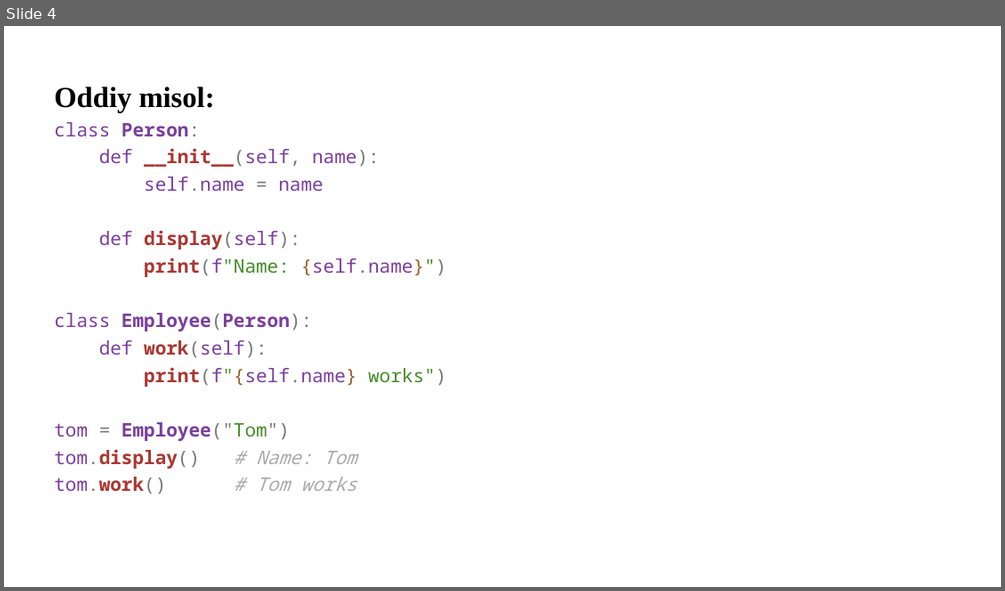
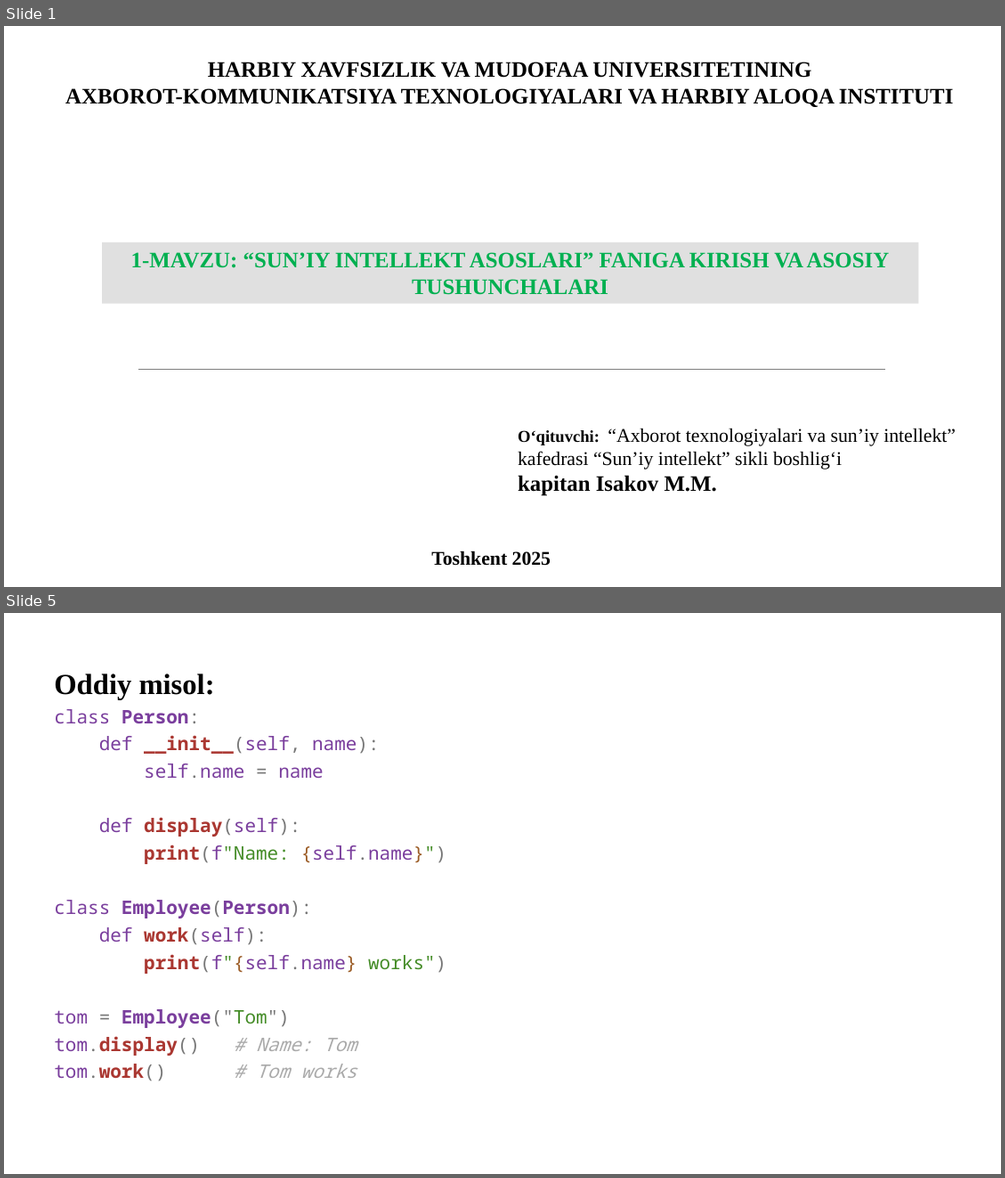
Before and after one commit to qwerty291996/2025-2026, a slide deck: Dars materiallari 2025-2026/Sun'iy intellekt asoslari 2025-2026/1.15 Pythonda Vorislikdan foydalanish/1.15 Pythonda Vorislikdan foydalanish.pptx. Shown one above the other, each under a label of ours: slide 4 before the commit, slides 1 and 5 after it; the slides between them are not shown. The pictures are 1005x591 and 1005x1178 pixels, drawn with LibreOffice and Linux fonts; fonts in the diff are those of the drawing; background and template pictures are left out. Boxes give left, top, right and bottom in pixels: in the first picture for what was removed or moved away, otherwise in the second. Text is boxed around its words. In the diff, an @@ line names an element or a change of style, - is before the commit and + after.

```diff
--- a/Dars materiallari 2025-2026/Sun'iy intellekt asoslari 2025-2026/1.15 Pythonda Vorislikdan foydalanish/1.15 Pythonda Vorislikdan foydalanish.pptx
+++ b/Dars materiallari 2025-2026/Sun'iy intellekt asoslari 2025-2026/1.15 Pythonda Vorislikdan foydalanish/1.15 Pythonda Vorislikdan foydalanish.pptx
@@ slide 1 added at bbox=[4, 26, 1001, 587], background picture (left out) @@
@@ text added at bbox=[65, 62, 953, 107], 21.3 pt, text #000000, bold @@
+HARBIY XAVFSIZLIK VA MUDOFAA UNIVERSITETINING
+AXBOROT-KOMMUNIKATSIYA TEXNOLOGIYALARI VA HARBIY ALOQA INSTITUTI
@@ rectangle added at bbox=[102, 242, 919, 304], fill #D9D9D9 at 80% opacity, 21.3 pt, text #00B050, bold @@
+1-MAVZU: “SUN’IY INTELLEKT ASOSLARI” FANIGA KIRISH VA ASOSIY TUSHUNCHALARI
@@ freeform shape added at bbox=[138, 364, 886, 370], outline #7E7E7E 0.48 pt @@
@@ text added at bbox=[518, 428, 955, 496], 18.7 pt, text #000000 @@
+O‘qituvchi: “Axborot texnologiyalari va sun’iy intellekt” kafedrasi “Sun’iy intellekt” sikli boshlig‘i
+kapitan Isakov M.M.
@@ text added at bbox=[431, 551, 550, 565], 18.7 pt, text #000000, bold @@
+Toshkent 2025
@@ what was slide 4 is now slide 5 @@
```
Also in this commit, not shown: 6 slides changed, 3 slides removed, 13 other files.
